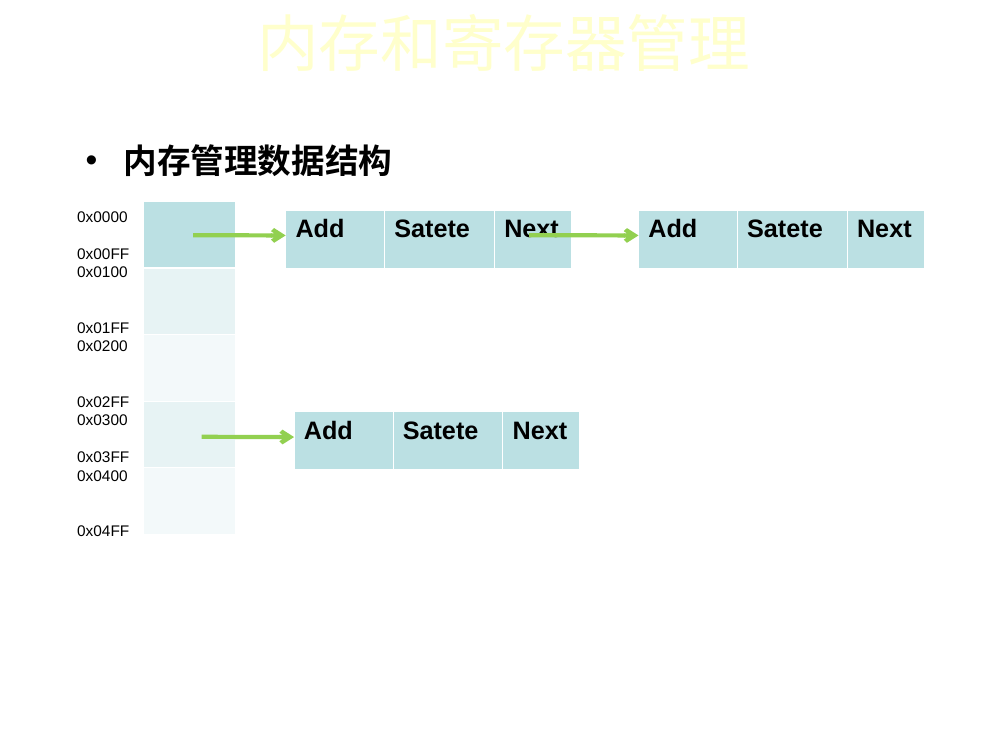
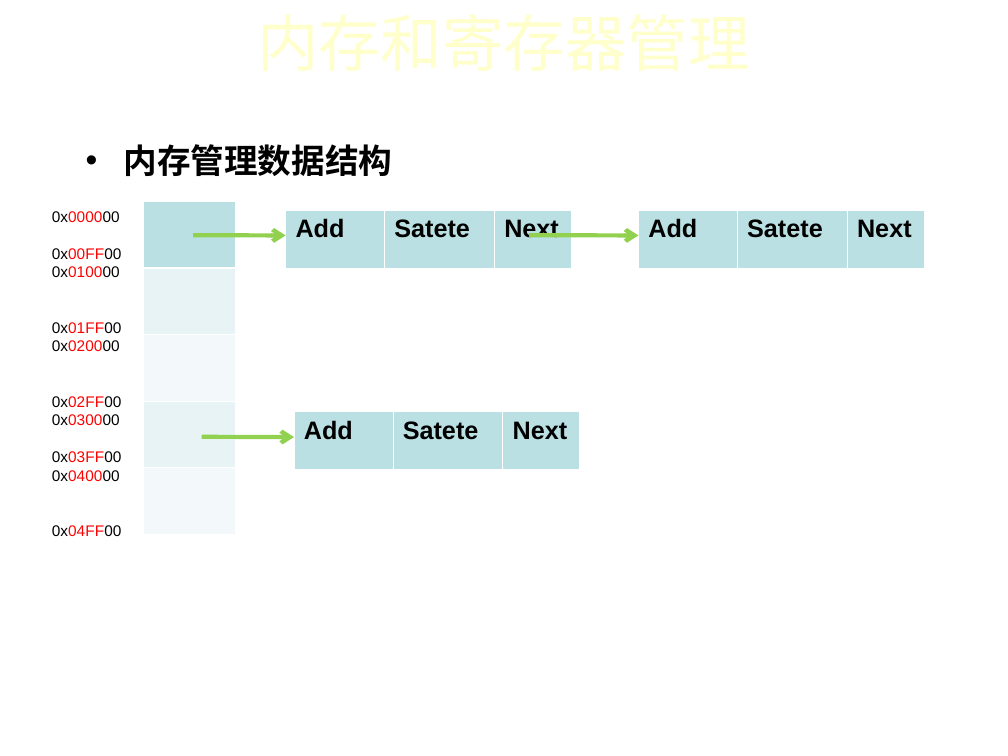
Before and after one commit to iidx/devilheart, a slide deck: slide 8 of doc/MS-Word.ppt. Drawn at 1008x756 pixels with LibreOffice and Linux fonts; fonts in the diff are those of the drawing; background and template pictures are left out. Boxes give left, top, right and bottom in pixels: in the first picture for what was removed or moved away, otherwise in the second. Text is boxed around its words. In the diff, an @@ line names an element or a change of style, - is before the commit and + after.

```diff
--- a/doc/MS-Word.ppt
+++ b/doc/MS-Word.ppt
@@ text at [52,211,122,536]: text changed @@
-0x0000
-0x00FF
-0x0100
-0x01FF
-0x0200
-0x02FF
-0x0300
-0x03FF
-0x0400
-0x04FF
+0x000000
+0x00FF00
+0x010000
+0x01FF00
+0x020000
+0x02FF00
+0x030000
+0x03FF00
+0x040000
+0x04FF00
```
Also in this commit, not shown: 1 other slide changed.
